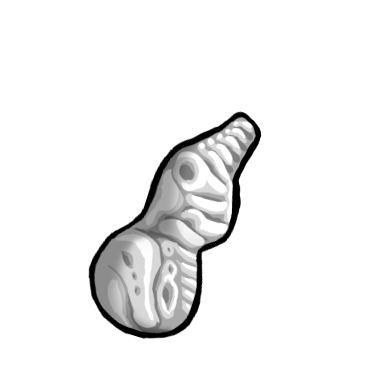
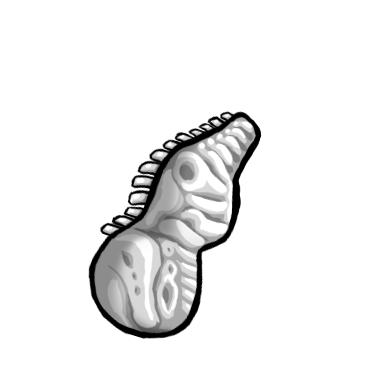
Layered file, before and after one edit (w=384, h=384). Changes by layer:
painted on "Paint Layer 6" over 100, 128, 215, 237
showed group "Spine_Female_east" (3 layers) over 100, 111, 235, 237
painted on "Paint Layer 37" over 100, 111, 235, 237
painted on "Paint Layer 36" over 100, 111, 235, 237
